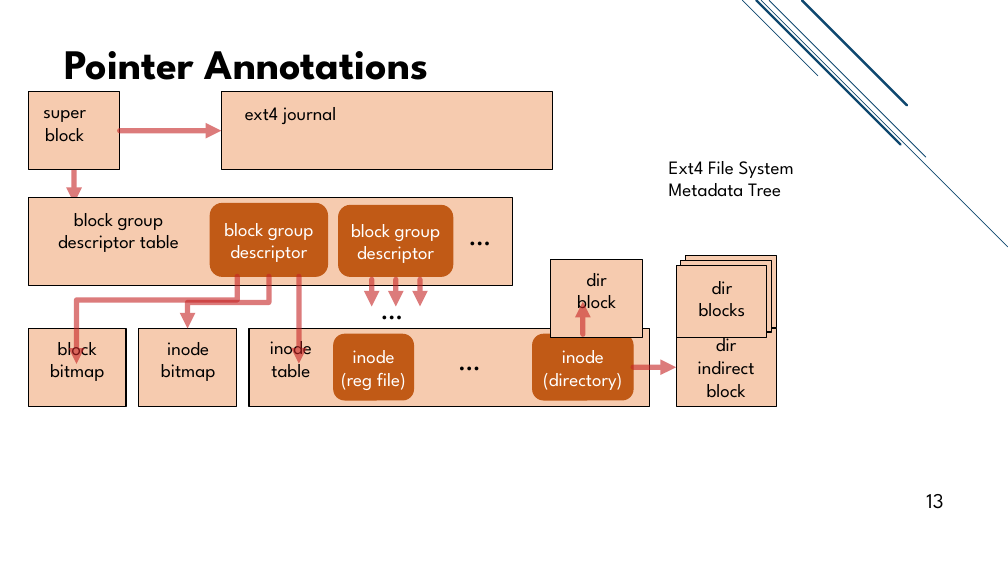
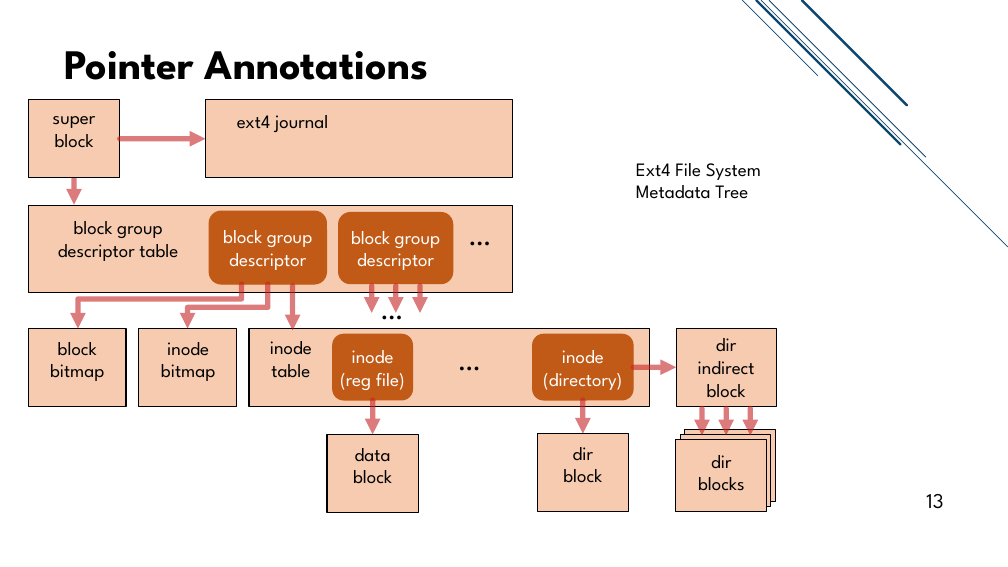
Before and after one commit to jacksun007/spiffy-paper, a slide deck: slide 13 of talk/spiffy_talk.pptx. Drawn at 1008x567 pixels with LibreOffice and Linux fonts; fonts in the diff are those of the drawing. Boxes give left, top, right and bottom in pixels: in the first picture for what was removed or moved away, otherwise in the second. Text is boxed around its words. In the diff, an @@ line names an element or a change of style, - is before the commit and + after.

```diff
--- a/talk/spiffy_talk.pptx
+++ b/talk/spiffy_talk.pptx
@@ text "super block": place and size @@
-text "super block" at box(43, 110, 86, 142)
+text "super block" at box(53, 116, 96, 148)
@@ rectangle: place and size @@
-rectangle at box(222, 91, 553, 169)
+rectangle at box(206, 100, 513, 178)
@@ text "ext4 journal": place and size @@
-text "ext4 journal" at box(245, 107, 336, 124)
+text "ext4 journal" at box(237, 115, 328, 132)
@@ arrow moved from (119, 131) - (222, 131) to (119, 139) - (206, 139) @@
@@ arrow moved from (74, 169) - (74, 203) to (74, 175) - (74, 205) @@
@@ text "Ext4 File System Metadata Tree": place and size @@
-text "Ext4 File System Metadata Tree" at box(669, 161, 794, 197)
+text "Ext4 File System Metadata Tree" at box(636, 163, 761, 199)
@@ 2 rectangles, 1 rounded rectangle, 1 text: place and size @@
-2 rectangles, 1 rounded rectangle, 1 text at box(29, 91, 513, 285)
+2 rectangles, 1 rounded rectangle, 1 text at box(29, 100, 513, 293)
@@ elbow arrow moved from (237, 277) - (76, 364) to (242, 284) - (78, 329) @@
@@ elbow arrow moved from (269, 277) - (188, 329) to (268, 284) - (188, 329) @@
@@ arrow moved from (299, 277) - (299, 364) to (293, 286) - (293, 330) @@
@@ 3 arrows, 1 rounded rectangle: place and size @@
-3 arrows, 1 rounded rectangle at box(339, 206, 453, 306)
+3 arrows, 1 rounded rectangle at box(339, 212, 453, 313)
@@ arrow added from (373, 400) to (373, 435), #C62324 5 pt @@
@@ arrow moved from (583, 334) - (583, 302) to (583, 400) - (583, 434) @@
@@ arrow added from (702, 408) to (702, 436), #C62324 5 pt @@
@@ arrow added from (727, 408) to (727, 436), #C62324 5 pt @@
@@ arrow added from (750, 408) to (750, 436), #C62324 5 pt @@
@@ rectangle added at box(327, 435, 419, 513), fill #F6CBAF, outline #000000 1 pt @@
@@ text added at box(353, 448, 392, 484), 18 pt, text #000000 @@
+data block
@@ rectangle: place and size @@
-rectangle at box(551, 259, 643, 337)
+rectangle at box(538, 434, 629, 512)
@@ text "dir block" rewrapped from box(577, 273, 616, 315) to box(563, 447, 602, 483) @@
@@ 3 rectangles, 1 text: place and size @@
-3 rectangles, 1 text at box(676, 256, 777, 337)
+3 rectangles, 1 text at box(675, 430, 776, 511)
```
Also in this commit, not shown: 21 other slides changed, 2 slides added, 1 other file.
